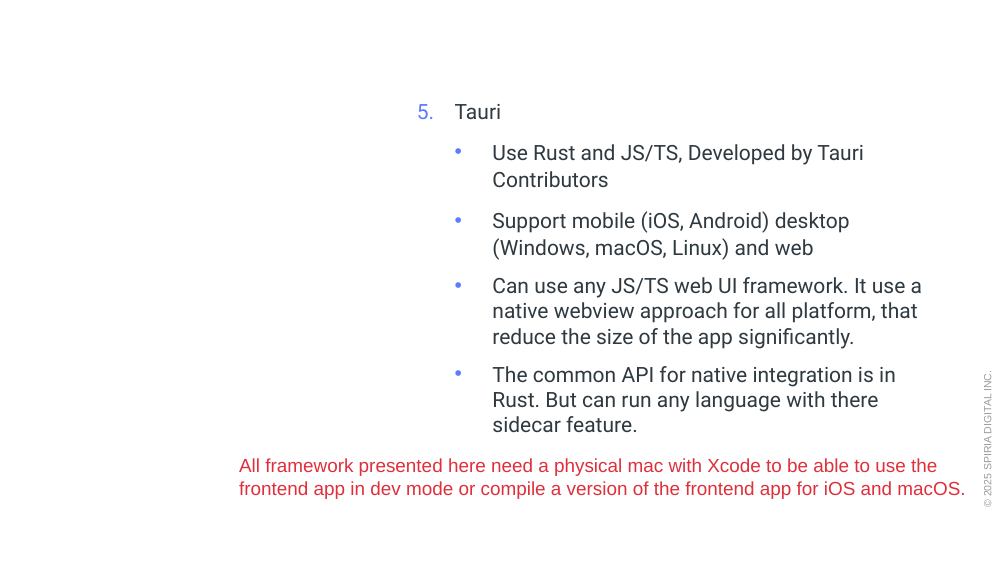
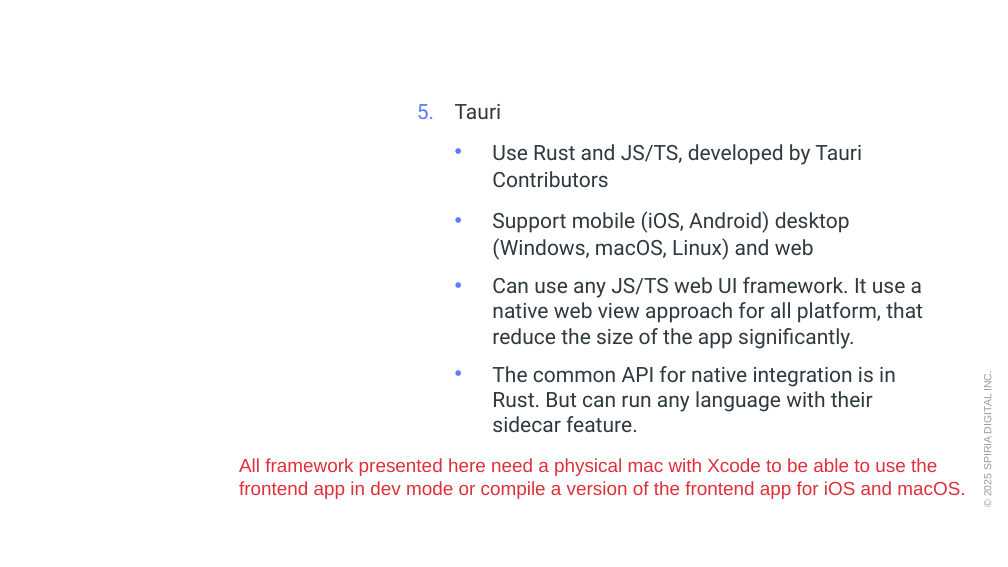
Before and after one commit to willibix/chatbot-base, a slide deck: slide 6 of Libraries exploration through a basic multiplatform chatbot app.pptx. Drawn at 1008x567 pixels with LibreOffice and Linux fonts; fonts in the diff are those of the drawing; background and template pictures are left out. Boxes give left, top, right and bottom in pixels: in the first picture for what was removed or moved away, otherwise in the second. Text is boxed around its words. In the diff, an @@ line names an element or a change of style, - is before the commit and + after.

```diff
--- a/Libraries exploration through a basic multiplatform chatbot app.pptx
+++ b/Libraries exploration through a basic multiplatform chatbot app.pptx
@@ text at (492, 144, 862, 187): text changed @@
-  • Use Rust and JS/TS, Developed by Tauri Contributors
+  • Use Rust and JS/TS, developed by Tauri Contributors
@@ text at (492, 277, 923, 432): text changed @@
-  • Can use any JS/TS web UI framework. It use a native webview approach for all platform, that reduce the size of the app significantly.
-  • The common API for native integration is in Rust. But can run any language with there sidecar feature.
+  • Can use any JS/TS web UI framework. It use a native web view approach for all platform, that reduce the size of the app significantly.
+  • The common API for native integration is in Rust. But can run any language with their sidecar feature.
```
Also in this commit, not shown: 6 other slides changed.
